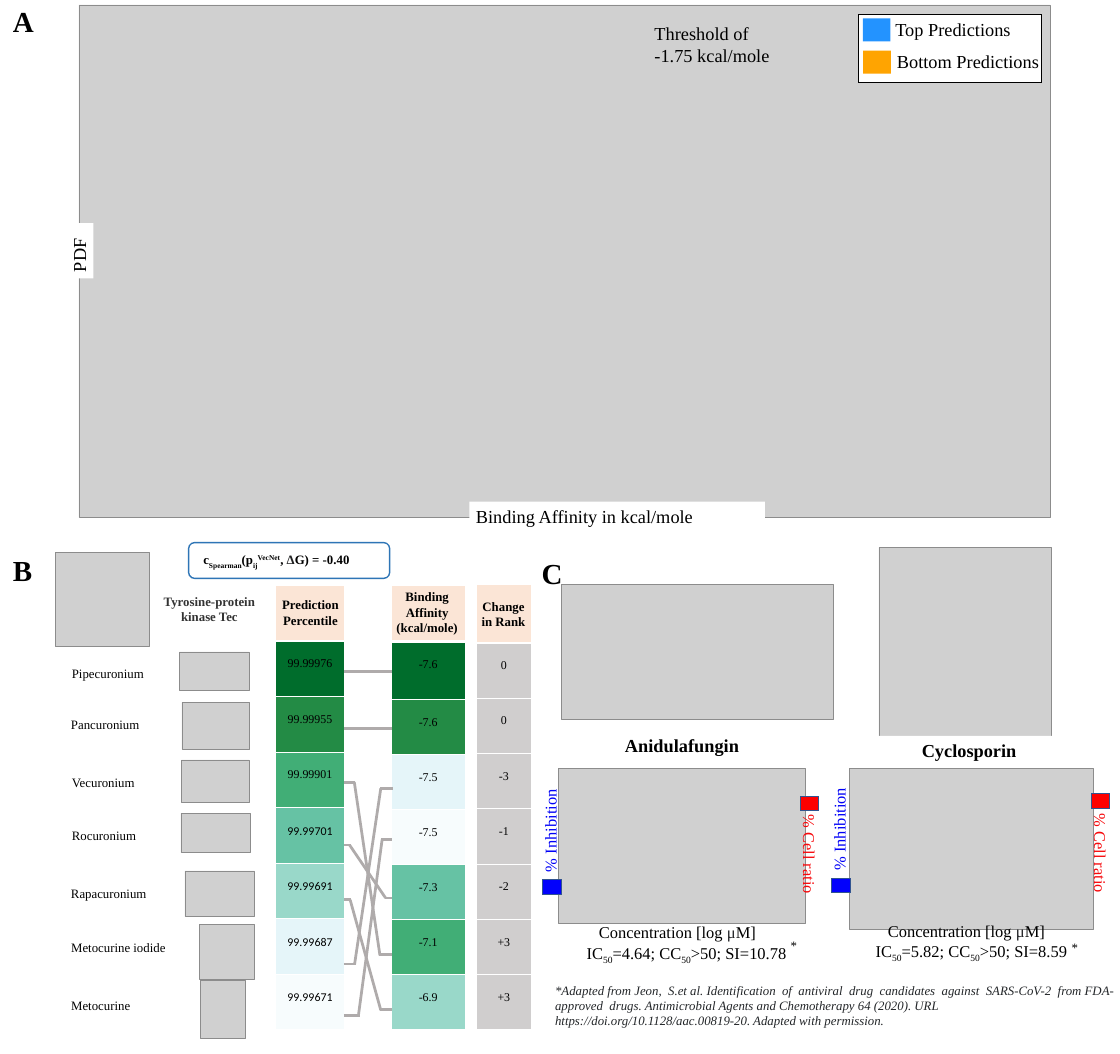
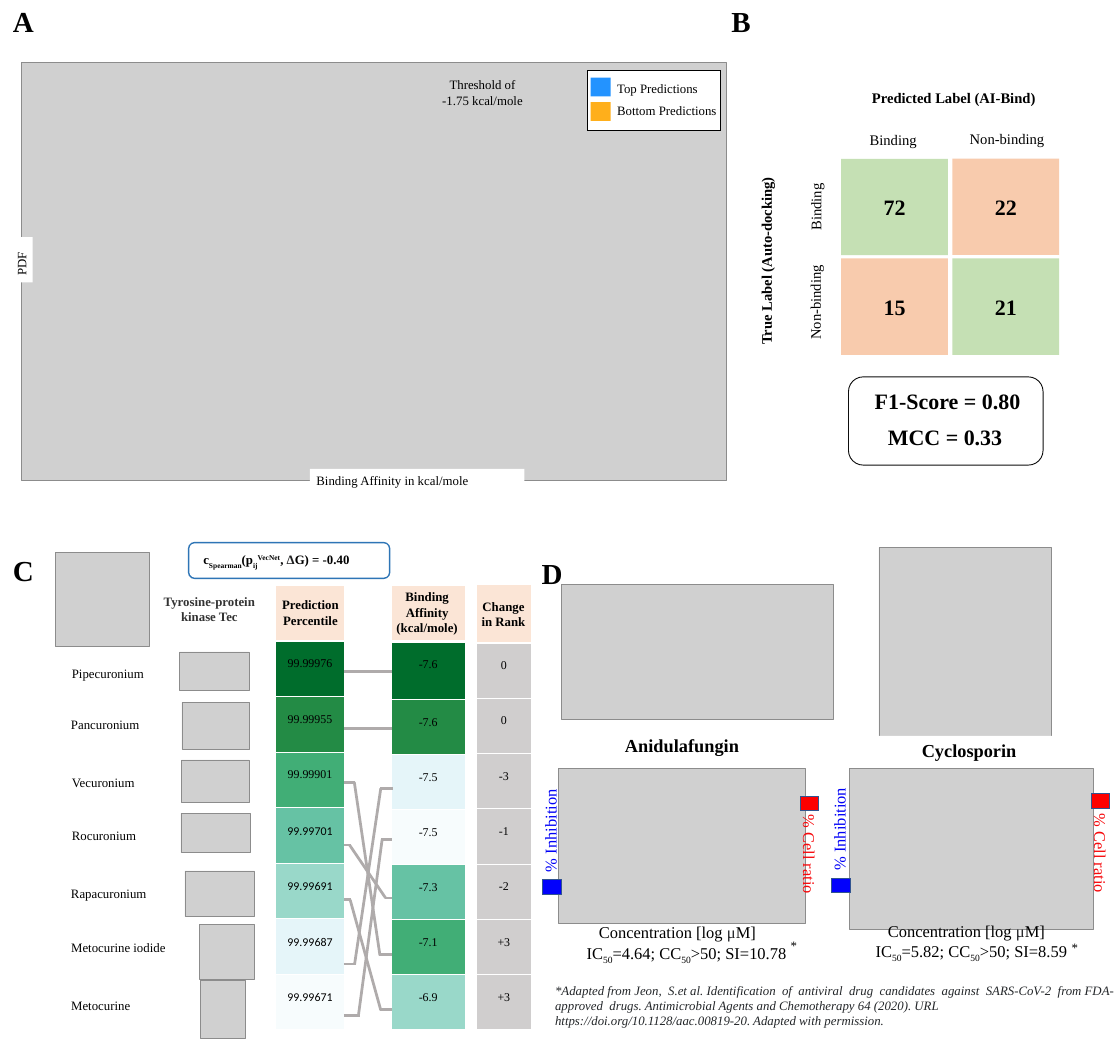
Before and after one commit to Barabasi-Lab/AI-Bind, a slide deck: slide 1 of Images/fig4.pptx. Drawn at 1120x1054 pixels with LibreOffice and Linux fonts; fonts in the diff are those of the drawing; grey boxes stand for pictures. Boxes give left, top, right and bottom in pixels: in the first picture for what was removed or moved away, otherwise in the second. Text is boxed around its words. In the diff, an @@ line names an element or a change of style, - is before the commit and + after.

```diff
--- a/Images/fig4.pptx
+++ b/Images/fig4.pptx
@@ text added at (731,13,750,32), 31.7 pt, text #000000, bold @@
+B
@@ rectangle removed at (863,51,891,74) @@
@@ picture: place and size @@
-picture at (79,5,1050,518)
+picture at (22,63,727,480)
@@ text "Threshold of": place and size @@
-text "Threshold of" at (654,27,769,62)
+text "Threshold of" at (442,80,523,105)
@@ text "Threshold of" at (442,80,523,105): size 20 to 14 pt; alignment left to centre @@
@@ rectangle: place and size @@
-rectangle at (858,14,1041,83)
+rectangle at (588,70,720,130)
@@ rectangle: place and size @@
-rectangle at (863,18,891,42)
+rectangle at (590,78,610,97)
@@ text "Top Predictions": place and size @@
-text "Top Predictions" at (895,23,1010,40)
+text "Top Predictions" at (617,84,698,96)
@@ rectangle added at (590,102,610,121), fill #FFAF1B @@
@@ size 20 to 14 pt in 4 elements at (10,238,33,283), (310,469,525,493), (617,84,698,96), (617,106,717,115) @@
@@ text "Bottom Predictions": place and size @@
-text "Bottom Predictions" at (897,55,1038,68)
+text "Bottom Predictions" at (617,106,717,115)
@@ text added at (872,93,1036,106), 16 pt, text #000000, bold @@
+Predicted Label (AI-Bind)
@@ text added at (870,135,917,148), 16 pt, text #000000 @@
+Binding
@@ text added at (970,134,1045,147), 16 pt, text #000000 @@
+Non-binding
@@ text added at (759,186,775,344), 16 pt, text #000000, bold @@
+True Label (Auto-docking)
@@ text added at (808,188,824,230), 16 pt, text #000000 @@
+Binding
@@ rectangle "PDF": place and size @@
-rectangle "PDF" at (65,223,94,279)
+rectangle "PDF" at (10,238,33,283)
@@ group added at (841,159,1059,354): 4 rectangles @@
+72
+21
+22
+15
@@ text added at (808,272,824,338), 16 pt, text #000000 @@
+Non-binding
@@ rounded rectangle added at (849,377,1043,465), outline #0D0D0D 1 pt @@
@@ text added at (875,394,1020,410), 24 pt, text #000000, bold @@
+F1-Score = 0.80
@@ text added at (888,430,1002,446), 24 pt, text #000000, bold @@
+MCC = 0.33
@@ rectangle "Binding Affinity in kcal/mole": place and size @@
-rectangle "Binding Affinity in kcal/mole" at (470,501,766,530)
+rectangle "Binding Affinity in kcal/mole" at (310,469,525,493)
@@ text at (13,561,34,582): text changed @@
-B
+C
@@ text at (542,565,563,589): text changed @@
-C
+D
```
Also in this commit, not shown: 2 other files.
